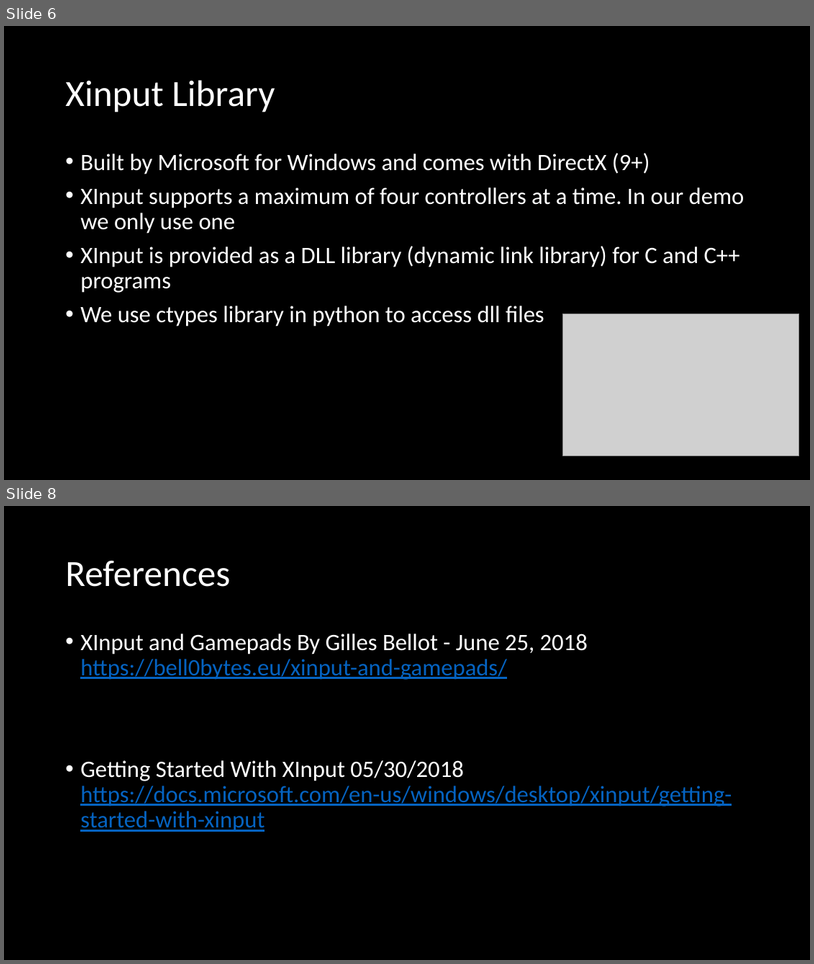
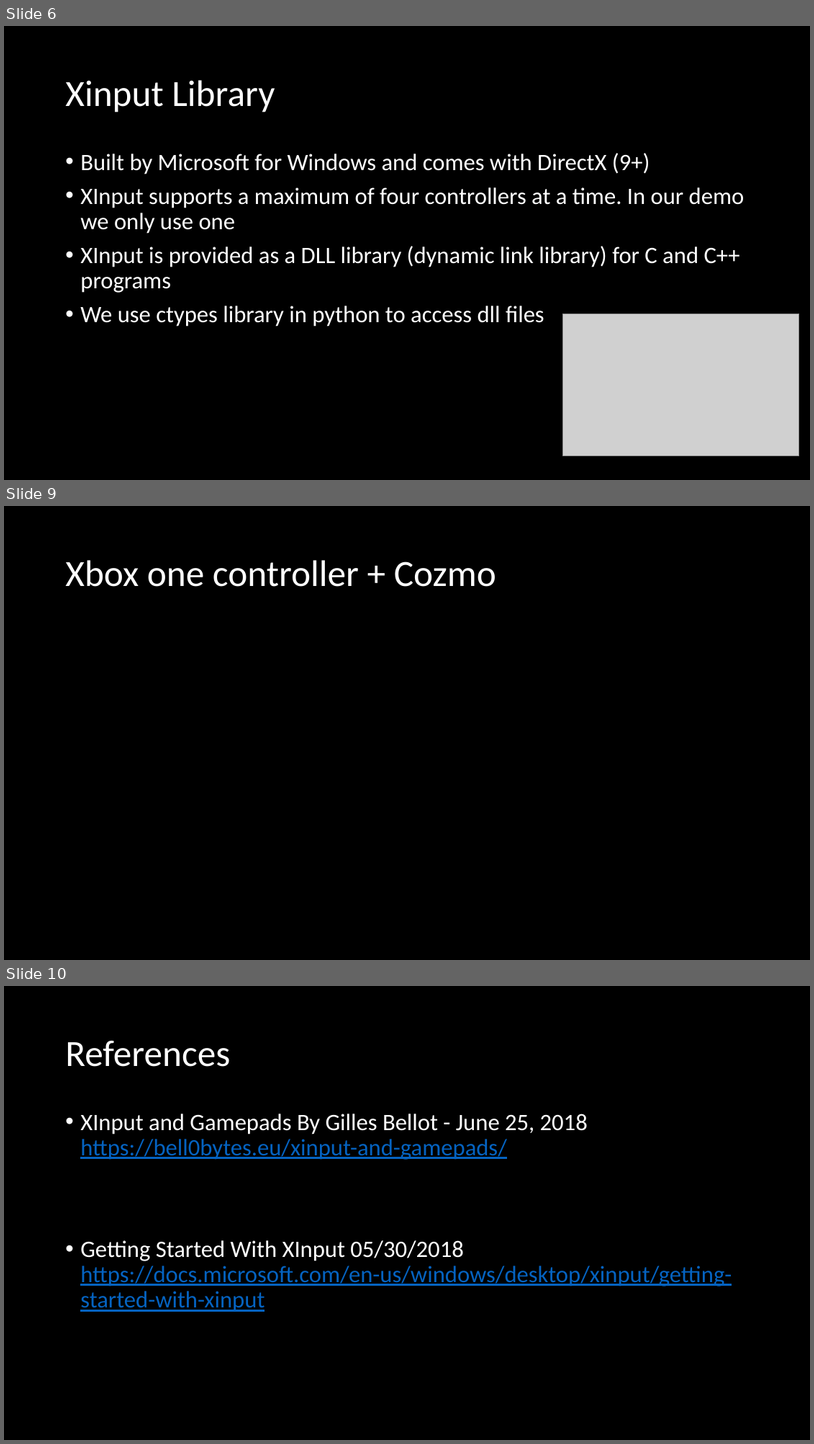
Before and after one commit to CozmoRobots/joystick, a slide deck: Xbox One Controller.pptx. Shown one above the other, each under a label of ours: slides 6 and 8 before the commit, slides 6, 9 and 10 after it; the slides between them are not shown. The pictures are 814x964 and 814x1444 pixels, drawn with LibreOffice and Linux fonts; fonts in the diff are those of the drawing; grey boxes stand for pictures. Boxes give left, top, right and bottom in pixels: in the first picture for what was removed or moved away, otherwise in the second. Text is boxed around its words. In the diff, an @@ line names an element or a change of style, - is before the commit and + after.

```diff
--- a/Xbox One Controller.pptx
+++ b/Xbox One Controller.pptx
@@ slide 9 added at box(4, 506, 810, 960), background #000000 @@
@@ title added at box(65, 560, 496, 587), 44 pt, text #FFFFFF @@
+Xbox one controller + Cozmo
@@ what was slide 8 is now slide 10 @@
```
Also in this commit, not shown: 1 slide changed, 1 other slide added.
